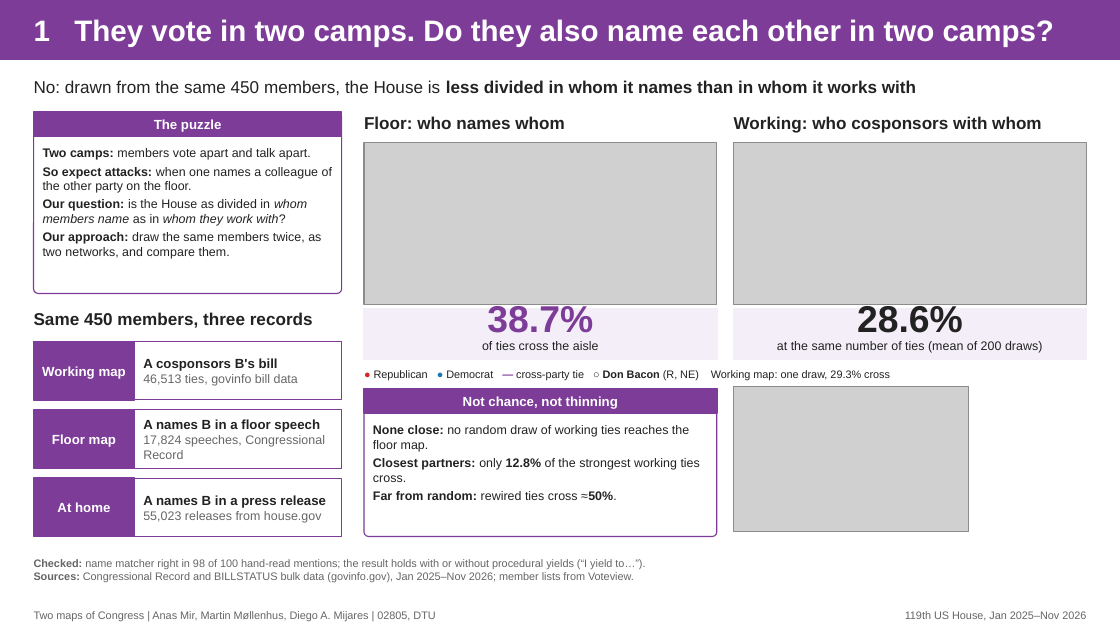
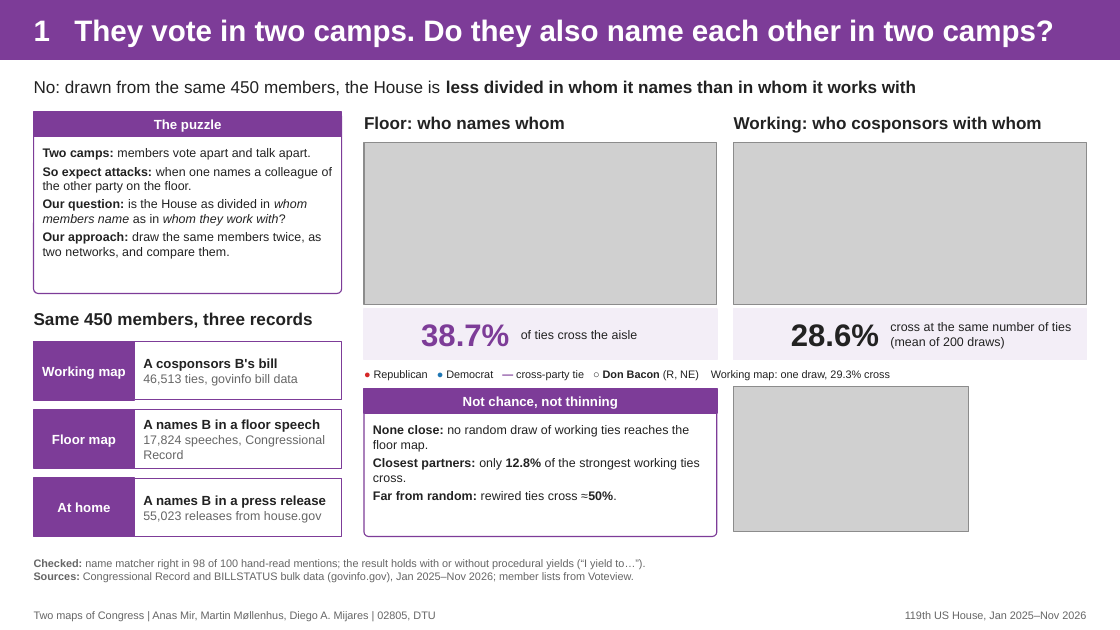
Before and after one commit to martinmoll/SocialGraphsAndInteractions, a slide deck: slide 1 of project/report/slides/slides.pptx. Drawn at 1120x630 pixels with LibreOffice and Linux fonts; fonts in the diff are those of the drawing; grey boxes stand for pictures. Boxes give left, top, right and bottom in pixels: in the first picture for what was removed or moved away, otherwise in the second. Text is boxed around its words. In the diff, an @@ line names an element or a change of style, - is before the commit and + after.

```diff
--- a/project/report/slides/slides.pptx
+++ b/project/report/slides/slides.pptx
@@ text "38.7%" moved from (x1=487, y1=304, x2=593, y2=333) to (x1=421, y1=324, x2=509, y2=347) @@
@@ text "38.7%" at (x1=421, y1=324, x2=509, y2=347): size 24 to 20 pt; alignment centre to right; vertical alignment bottom to middle @@
@@ text "of ties cross the aisle" moved from (x1=482, y1=341, x2=599, y2=350) to (x1=521, y1=330, x2=638, y2=339) @@
@@ text "of ties cross the aisle" at (x1=521, y1=330, x2=638, y2=339): alignment centre to left; vertical alignment top to middle @@
@@ text "28.6%" at (x1=791, y1=324, x2=879, y2=347): size 24 to 20 pt; alignment centre to right; vertical alignment bottom to middle @@
@@ text "28.6%" moved from (x1=857, y1=304, x2=963, y2=333) to (x1=791, y1=324, x2=879, y2=347) @@
@@ text at (x1=890, y1=322, x2=1071, y2=349): text changed @@
-at the same number of ties (mean of 200 draws)
+cross at the same number of ties (mean of 200 draws)
@@ text "cross at the same number ..." at (x1=890, y1=322, x2=1071, y2=349): vertical alignment top to middle @@
```
Also in this commit, not shown: 3 other files.
